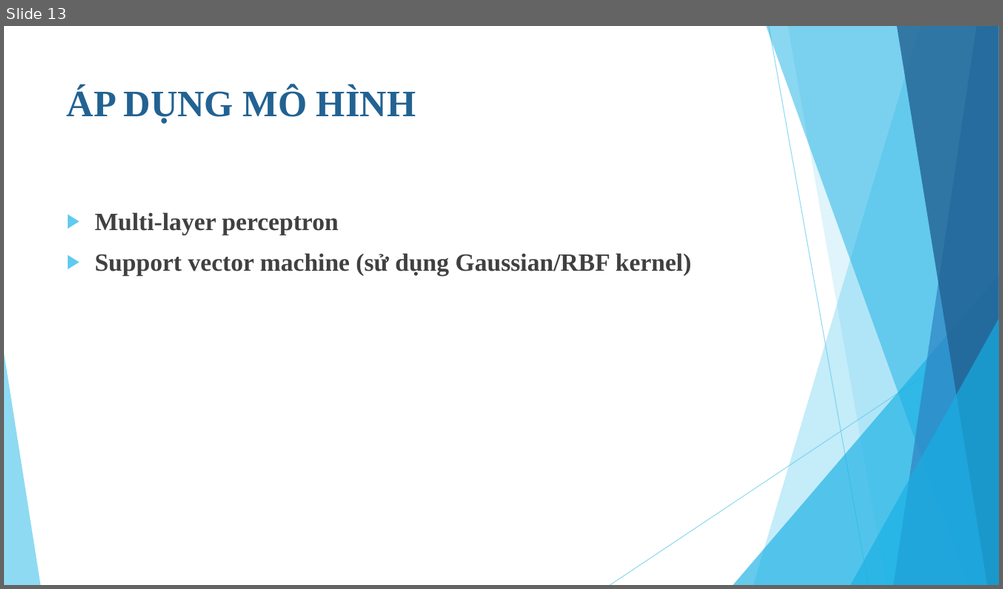
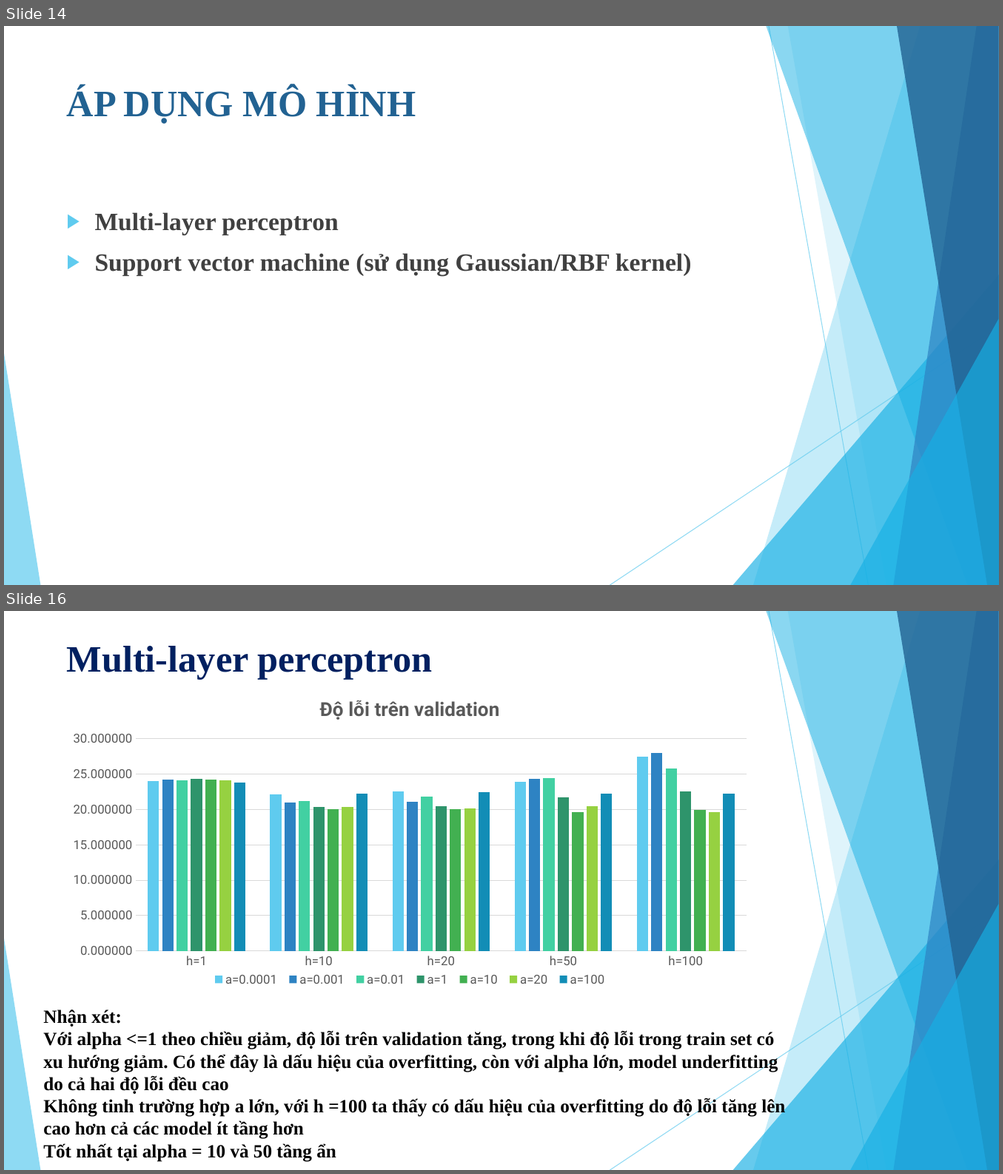
Before and after one commit to NguyenVTai/Datascience_2016-2, a slide deck: report/BÁO CÁO ĐỒ ÁN CUỐI KỲ.pptx. Shown one above the other, each under a label of ours: slide 13 before the commit, slides 14 and 16 after it; the slides between them are not shown. The pictures are 1003x589 and 1003x1174 pixels, drawn with LibreOffice and Linux fonts; fonts in the diff are those of the drawing. Boxes give left, top, right and bottom in pixels: in the first picture for what was removed or moved away, otherwise in the second. Text is boxed around its words. In the diff, an @@ line names an element or a change of style, - is before the commit and + after.

```diff
--- a/report/BÁO CÁO ĐỒ ÁN CUỐI KỲ.pptx
+++ b/report/BÁO CÁO ĐỒ ÁN CUỐI KỲ.pptx
@@ slide 16 added at (4, 611, 999, 1170), background #FFFFFF; not listed: 10 template elements that a slide beside it also shows @@
@@ title added at (67, 646, 432, 679), 36 pt, text #002060, bold @@
+Multi-layer perceptron
@@ column chart added at (60, 685, 760, 1001) @@
+title "Độ lỗi trên validation "
+categories: h=1, h=10, h=20, h=50, h=100
+a=0.0001: 24, 22.1, 22.5, 23.9, 27.4
+a=0.001: 24.2, 21, 21.1, 24.3, 28
+a=0.01: 24.1, 21.1, 21.8, 24.4, 25.8
+a=1: 24.3, 20.4, 20.4, 21.7, 22.6
+a=10: 24.2, 20, 20, 19.6, 19.9
+a=20: 24.1, 20.3, 20.1, 20.4, 19.6
+a=100: 23.8, 22.2, 22.4, 22.3, 22.3
@@ text added at (43, 1010, 785, 1162), 18 pt, text #000000, bold @@
+Nhận xét:
+Với alpha <=1 theo chiều giảm, độ lỗi trên validation tăng, trong khi độ lỗi trong train set có xu hướng giảm. Có thể đây là dấu hiệu của overfitting, còn với alpha lớn, model underfitting do cả hai độ lỗi đều cao
+Không tinh trường hợp a lớn, với h =100 ta thấy có dấu hiệu của overfitting do độ lỗi tăng lên cao hơn cả các model ít tầng hơn
+Tốt nhất tại alpha = 10 và 50 tầng ẩn
@@ what was slide 13 is now slide 14 @@
```
Also in this commit, not shown: 4 slides changed, 4 other slides added, 1 slide removed.
